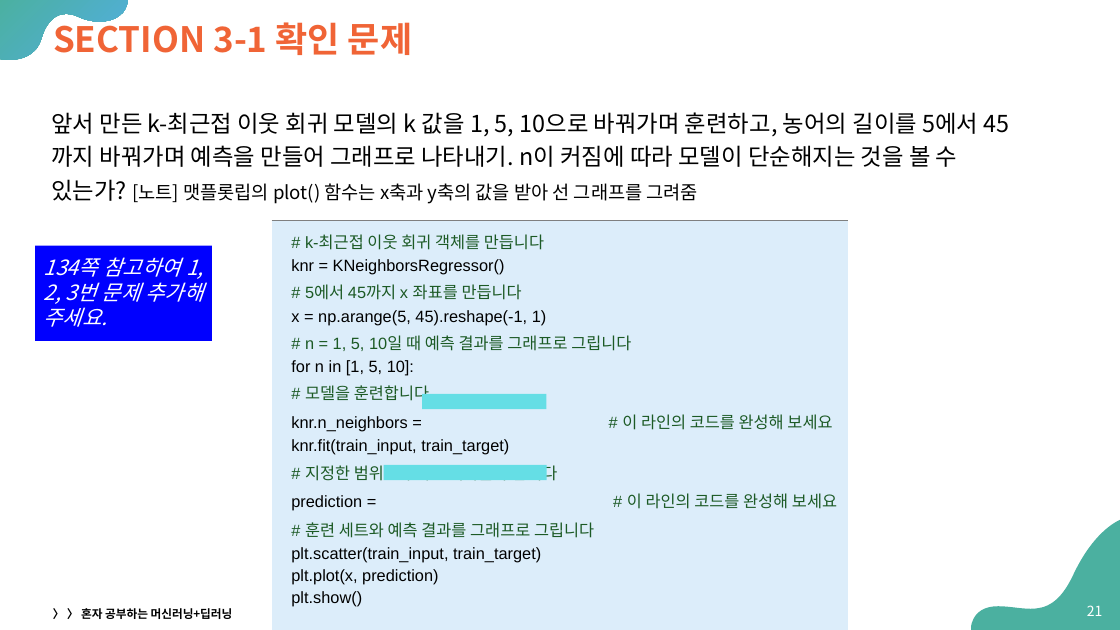
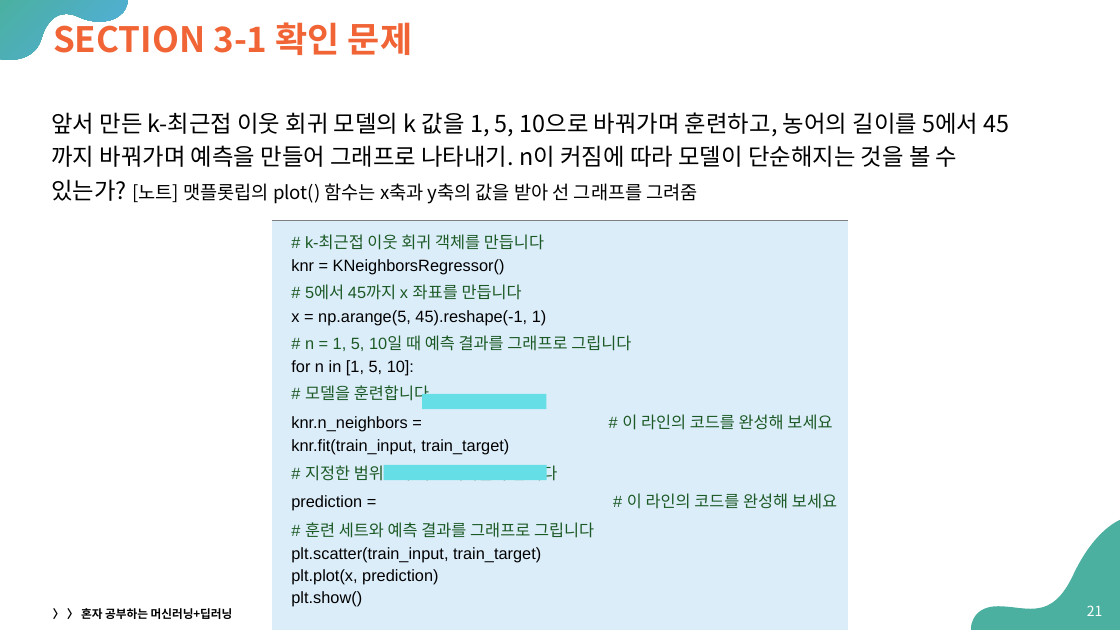
Before and after one commit to Sangdon-Park/Sangdon-Park.github.io, a slide deck: slide 21 of data/인공지능/03-회귀 알고리즘과 모델 규제.pptx. Drawn at 1120x630 pixels with LibreOffice and Linux fonts; fonts in the diff are those of the drawing. Boxes give left, top, right and bottom in pixels: in the first picture for what was removed or moved away, otherwise in the second. Text is boxed around its words. In the diff, an @@ line names an element or a change of style, - is before the commit and + after.

```diff
--- a/data/인공지능/03-회귀 알고리즘과 모델 규제.pptx
+++ b/data/인공지능/03-회귀 알고리즘과 모델 규제.pptx
@@ rectangle removed at (35,245,212,341) @@
-134쪽 참고하여 1, 2, 3번 문제 추가해 주세요.
```
Also in this commit, not shown: 15 other slides changed, 2 other files.
